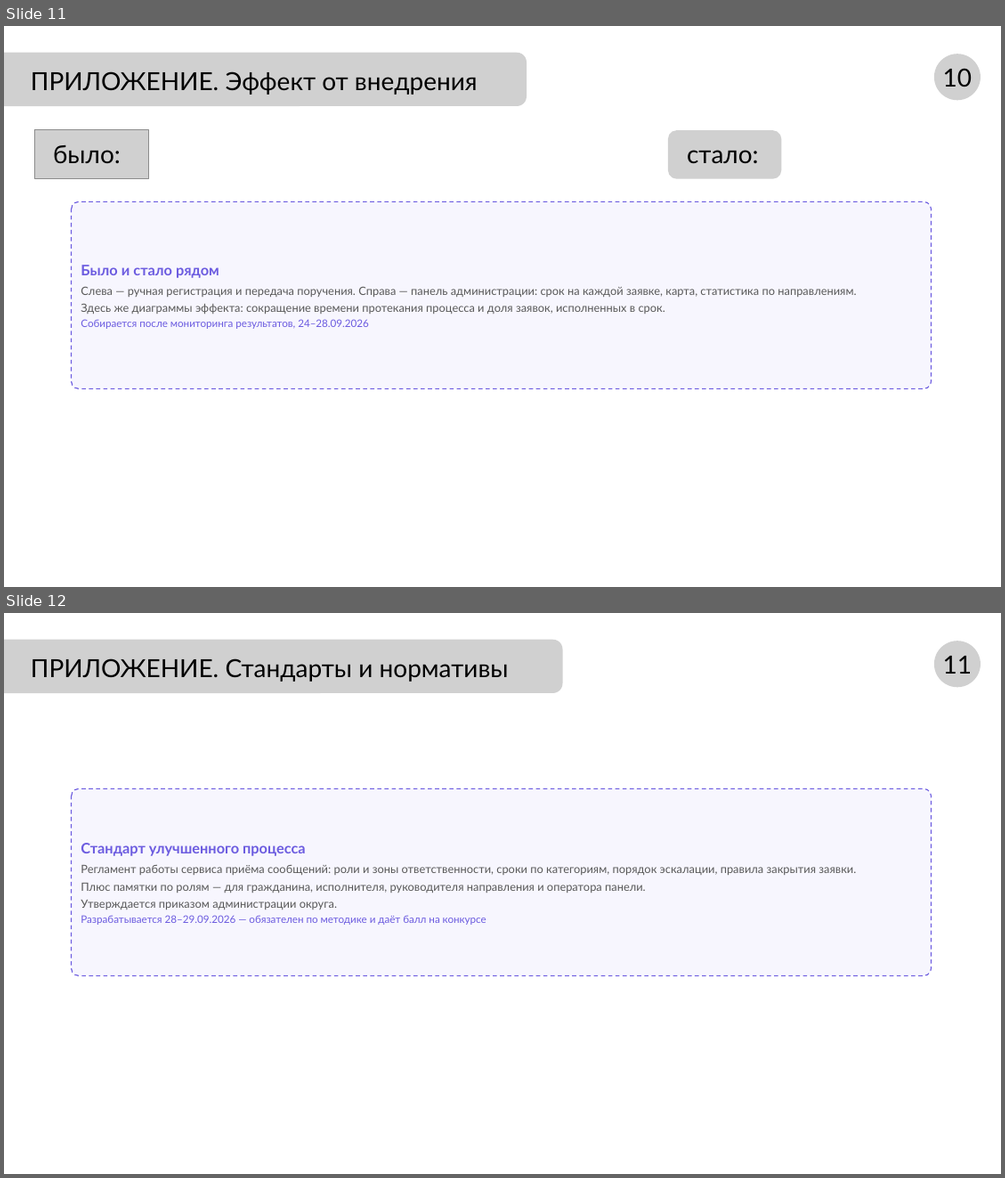
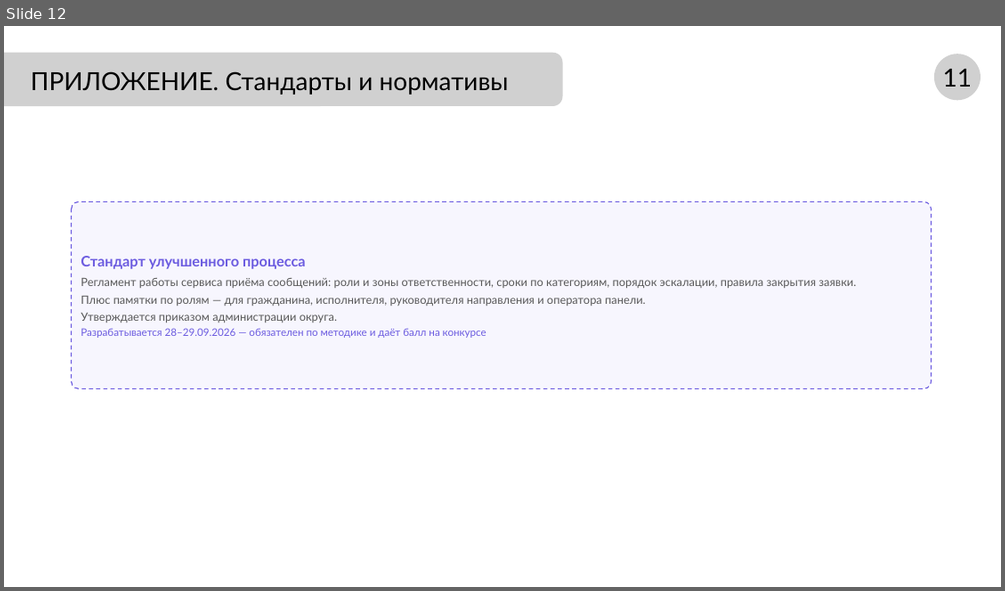
Before and after one commit to NiceGenn/Team-28-progress, a slide deck: файлы/prezentaciya-chernovik.pptx. Shown one above the other, each under a label of ours: slides 11 and 12 before the commit, slide 12 after it. The pictures are 1005x1178 and 1005x591 pixels, drawn with LibreOffice and Linux fonts; fonts in the diff are those of the drawing; grey boxes stand for pictures. Boxes give left, top, right and bottom in pixels: in the first picture for what was removed or moved away, otherwise in the second. Text is boxed around its words. In the diff, an @@ line names an element or a change of style, - is before the commit and + after.

```diff
--- a/файлы/prezentaciya-chernovik.pptx
+++ b/файлы/prezentaciya-chernovik.pptx
@@ slide 11 removed at (4, 26, 1001, 587), background #FFFFFF @@
@@ picture removed at (4, 53, 527, 106) @@
@@ text removed at (31, 71, 477, 95) @@
-ПРИЛОЖЕНИЕ. Эффект от внедрения
@@ picture removed at (934, 54, 980, 100) @@
@@ text removed at (943, 68, 971, 87) @@
-10
@@ picture removed at (34, 130, 148, 178) @@
@@ picture removed at (668, 130, 781, 179) @@
@@ text removed at (53, 145, 121, 163) @@
-было:
@@ text removed at (687, 150, 759, 163) @@
-стало:
@@ rounded rectangle removed at (72, 201, 931, 389) @@
-Было и стало рядом
-Слева — ручная регистрация и передача поручения. Справа — панель администрации: срок на каждой заявке, карта, статистика по направлениям.
-Здесь же диаграммы эффекта: сокращение времени протекания процесса и доля заявок, исполненных в срок.
-Собирается после мониторинга результатов, 24–28.09.2026
```
Also in this commit, not shown: 6 slides changed, 1 slide added, 12 other files.
